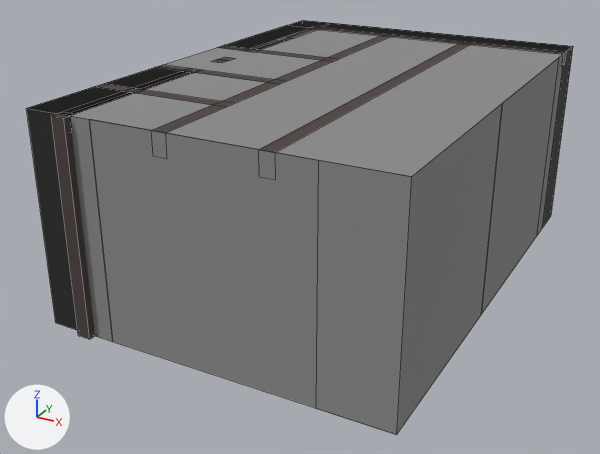
An edit to the Blender file DungeonGame/res/level/room/level1/study_alcove/study_alcove.blend, drawn before and after from the same camera.
Camera for both pictures: a 50 mm lens placed at (7.66, -14.03, 5.74), pointed at (2.17, -4.05, 0.75). Every picture has the same lights, and +X, +Y and +Z are marked at lower left. Mesh edges are drawn as thin lines.
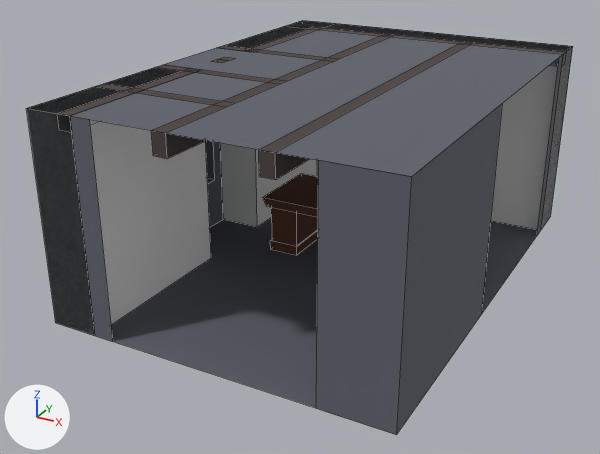
The edits, one by one:
Material 'Material.001' (mat_material_001) changes colour from grey #8d8d8d to grey #62656f; in linear values from (0.267, 0.267, 0.267) to (0.121, 0.129, 0.158).
me_cube is used by ob_cube; location (0.0, 0.0, 0.0).
me_cube had 16 vertices, 12 faces and spanned x 0.0..5.0, y -7.0..0.0, z 0.0..3.0.
me_cube now has 38 vertices, 21 faces and spans x -0.2..5.0, y -7.0..0.0, z 0.0..3.0.
Part 1, on me_cube:
5 faces are deleted.
11 vertices are added at x -0.2, y -4.1..-3.1, z 0.8..2.4.
11 new vertices lie (0.2, 0.0, 0.0) away from vertices in x -0.2, y -4.1..-3.1, z 0.8..2.4.
14 new faces join them.
me_cube_004 is used by ob_cube_002; location (0.0, 0.0, 0.0).
me_cube_004 had 96 vertices, 74 faces and spanned x 0.0..5.0, y -7.1..0.0, z 0.0..3.0.
me_cube_004 now has 64 vertices, 50 faces and spans x 0.0..5.0, y -2.9..0.0, z 0.0..3.0.
me_cube_004 part 2: the loose piece of 8 vertices spanning x 0.5..0.7, y -7.1..-6.9, z 0.0..3.0 is deleted.
me_cube_004 part 3: 14 faces spanning x 0.0..5.0, y -2.8..0.0, z 0.0..3.0 switch from mat_material_001 (grey #8d8d8d) to mat_material_003 (dark grey #4c4240).
me_cube_005 is used by ob_cube_005; location (0.0, 0.0, 0.0); rotation (0.0, -1.571, 0.0), in degrees (0, -90, 0).
me_cube_005 had 64 vertices, 48 faces and spanned x 1.6..3.0, y -7.0..-0.6, z -3.5..0.0.
me_cube_005 now has 88 vertices, 68 faces and spans x 1.6..3.0, y -7.0..-0.5, z -5.0..0.0.
me_cube_005 part 4: a new loose piece, a box spanning x 2.8..3.0, y -7.0..-4.3, z -0.7..-0.5, in mat_material_003 (dark grey #4c4240).
me_cube_005 part 5: a new loose piece of 16 vertices spanning x 2.8..3.0, y -2.9..-0.5, z -5.0..-0.5, in mat_material_003 (dark grey #4c4240).
me_cube_006 is used by ob_cube_006; location (0.0, 0.0, 1.0).
me_cube_006 had 24 vertices, 20 faces and spanned x 0.5..5.0, y -7.0..-0.5, z 1.8..2.0.
me_cube_006 now has 186 vertices, 186 faces and spans x 0.0..0.7, y -7.0..-4.4, z 0.0..3.0.
me_cube_006 part 6: 8 vertices removed from x 0.5..0.7, y -7.0..-4.3, z 1.8..2.0; 186 vertices added at x 0.0..0.7, y -7.0..-4.4, z 0.0..3.0.
Mesh me_cube_017 is new.
It has 24 vertices, 20 faces and spans x 0.0..5.0, y -7.0..0.0, z 0.0..3.0.
Object 'Cube.002' (ob_cube_002) is now hidden.
Object 'Cube.006' (ob_cube_006) moves from (0.0, 0.0, 1.0) to (0.0, 0.0, 0.0).
Object 'DoorwayCover0' (ob_doorwaycover0) is now hidden.
Object 'DoorwayCover1' (ob_doorwaycover1) is now hidden.
Object 'Shelves Collider' (ob_shelves_collider) is new; it shows me_cube_017.
Its location is (0.0, 0.0, 0.0).

Location of each change, [x1, y1, x2, y2] in pixels of the pictures (600 x 454 px):
'Cube', recoloured, reshaped
    both: [27, 20, 573, 434]
'DoorwayCover1', hidden
    before: [89, 119, 318, 408]
'Shelves Collider', added
    after: [27, 21, 573, 335]
'Cube.002', hidden
    before: [27, 20, 573, 339]
'DoorwayCover0', hidden
    before: [481, 58, 559, 314]
'Cube.005', reshaped
    before: [99, 35, 471, 152]
    after: [57, 27, 565, 180]
'Cube.006', no longer drawn
    before: [64, 27, 566, 115]
part 1 of me_cube, built on
    after: [206, 140, 223, 227]
part 2 of me_cube_004, deleted
    before: [51, 112, 95, 339]
part 3 of me_cube_004, recoloured
    before: [221, 22, 573, 228]
part 4 of me_cube_005, added
    after: [57, 69, 200, 132]
part 5 of me_cube_005, added
    after: [244, 27, 565, 66]
part 6 of me_cube_006, built on
    before: [64, 72, 192, 115]
'Cube.001', unchanged, uncovered by the edit
    after: [263, 173, 318, 255]
